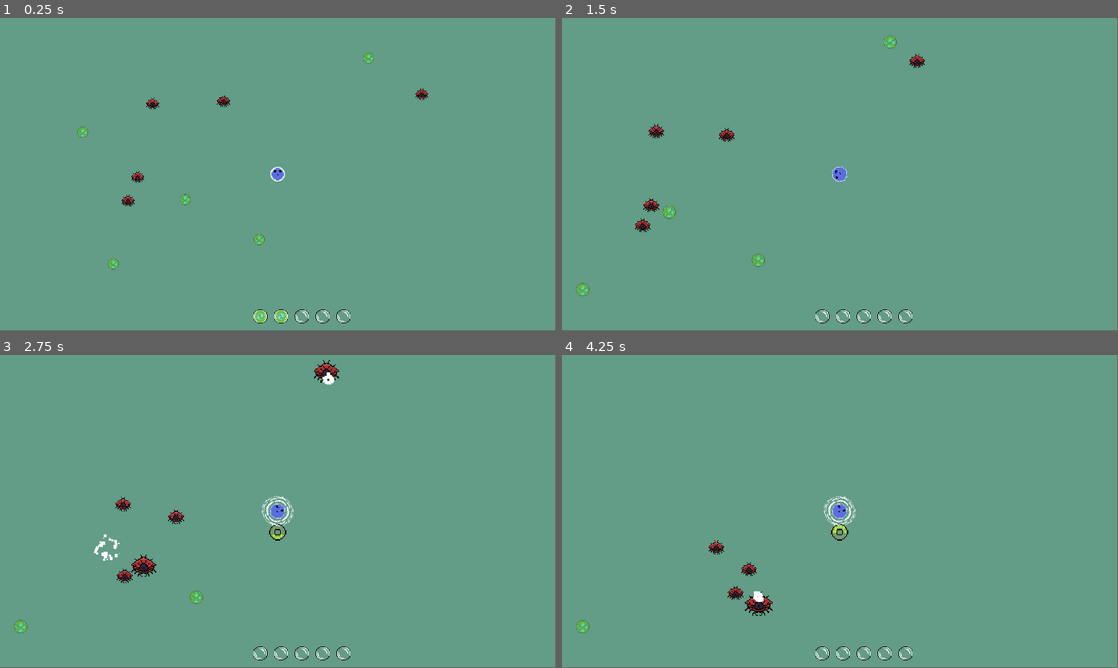
Above: before the commit, frames 1-4 (two rows, left to right).
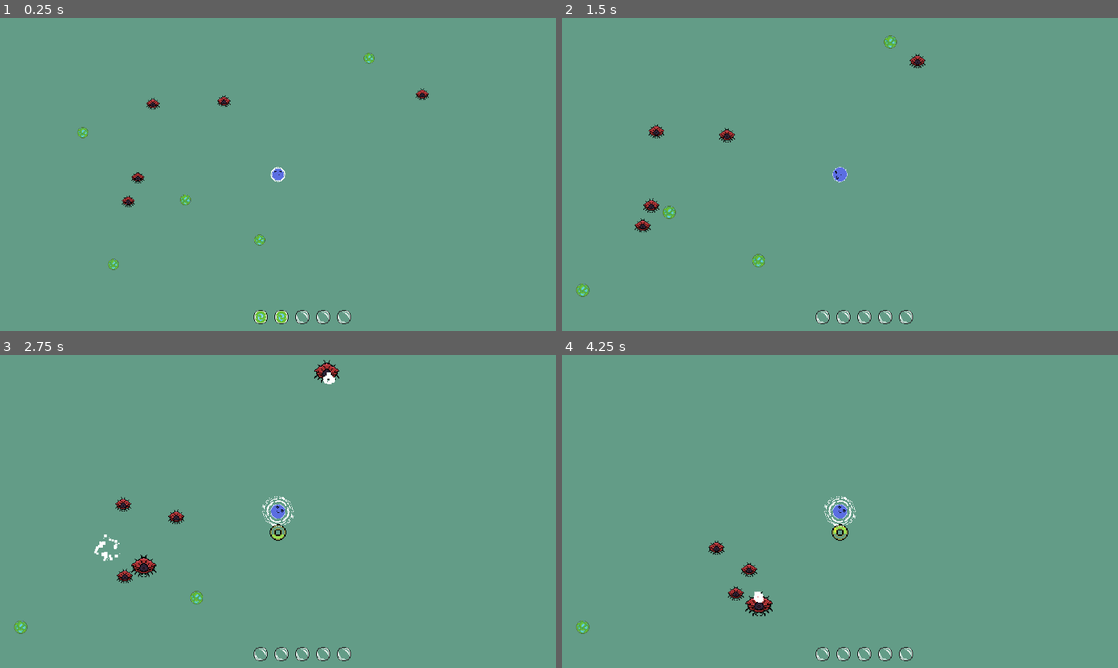
Above: after the commit, the same moments.

Repository: Ethan-D-S/primordial
Game: Godot game, scene res://levels/TidePool.tscn
Same seed, same stepped clock (60 frames per second), same inputs: the game is played once before the commit and once after it. The engine's default icon, where the game draws it, is replaced by a stand-in: a white triangle on a blue panel in a dark square.
Inputs (mouse positions are in pixels of both pictures, inside the frame that each line leads up to):
- Up to frame 1 (0.25 s): no input
- Up to frame 2 (1.5 s): move the mouse to (962, 158) at 0.52 s; hold Space (dash) 0.53-1.28 s; move the mouse to (728, 190) at 1.27 s; click (728, 190) at 1.35 s
- Up to frame 3 (2.75 s): move the mouse to (333, 442) at 2.02 s; hold E (regenerate) from 2.03 s (still down)
- Up to frame 4 (4.25 s): move the mouse to (812, 574) at 2.77 s; release E (regenerate) at 2.78 s; tap Space (dash) at 2.85 s; move the mouse to (1006, 558) at 3.52 s; click (1006, 558) at 3.6 s
The window is 799x449 before the commit and 800x450 after it. Grey fills any space a smaller window leaves; there, only what the larger window draws over its background counts as a difference.

The runs differ from the first frame. In frame 1, 0.7% of the frame differs, in the area x 13-78%, y 11-98%; in frame 2, 0.6%; in frame 3, 0.9%, in the area x 2-64%, y 1-98%; in frame 4, 0.8%.

Commit message:
created menu backdrop asset

Diff:
--- a/project.godot
+++ b/project.godot
@@ -25,6 +25,8 @@
 
 window/size/viewport_width=1920
 window/size/viewport_height=1080
+window/stretch/mode="viewport"
+window/stretch/aspect="expand"
 window/vsync/vsync_mode=3
 mouse_cursor/custom_image="uid://dtuednwqh6eip"
 
@@ -48,5 +50,6 @@
 
 [rendering]
 
+textures/canvas_textures/default_texture_filter=0
 renderer/rendering_method="gl_compatibility"
 renderer/rendering_method.mobile="gl_compatibility"
Binary file added: assets/indev assets/menu1.aseprite
Binary file added: assets/indev assets/menu1.png
Not shown, added: assets/indev assets/menu1.png.import
Not shown, changed: assets/.DS_Store
